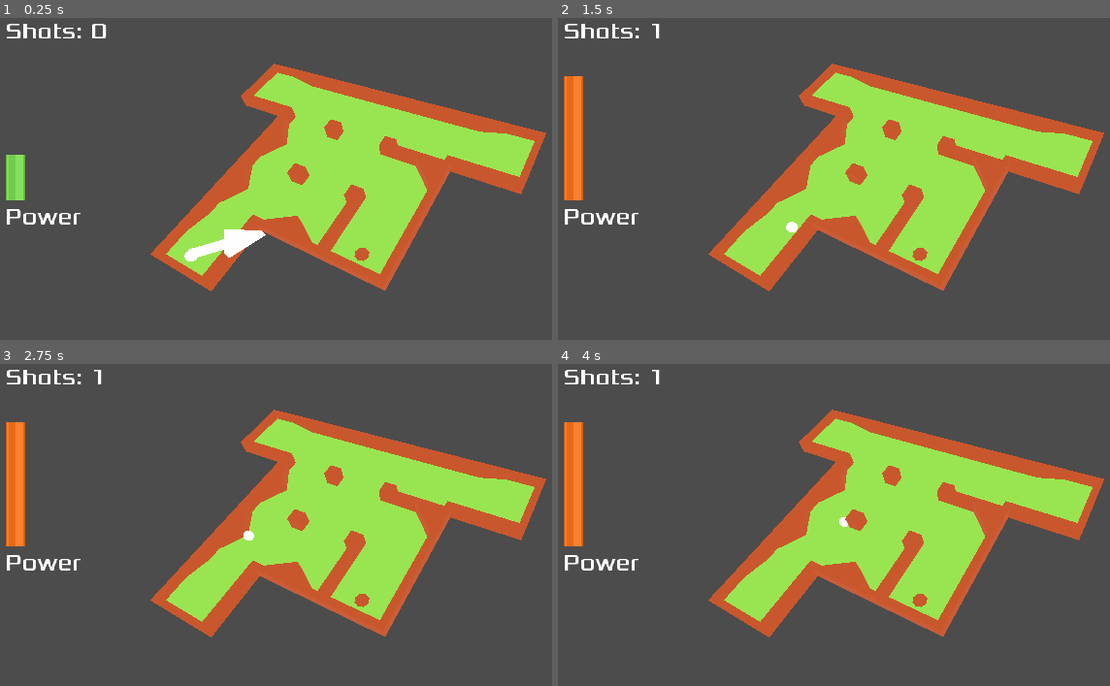
Above: before the commit, frames 1-4 (two rows, left to right).
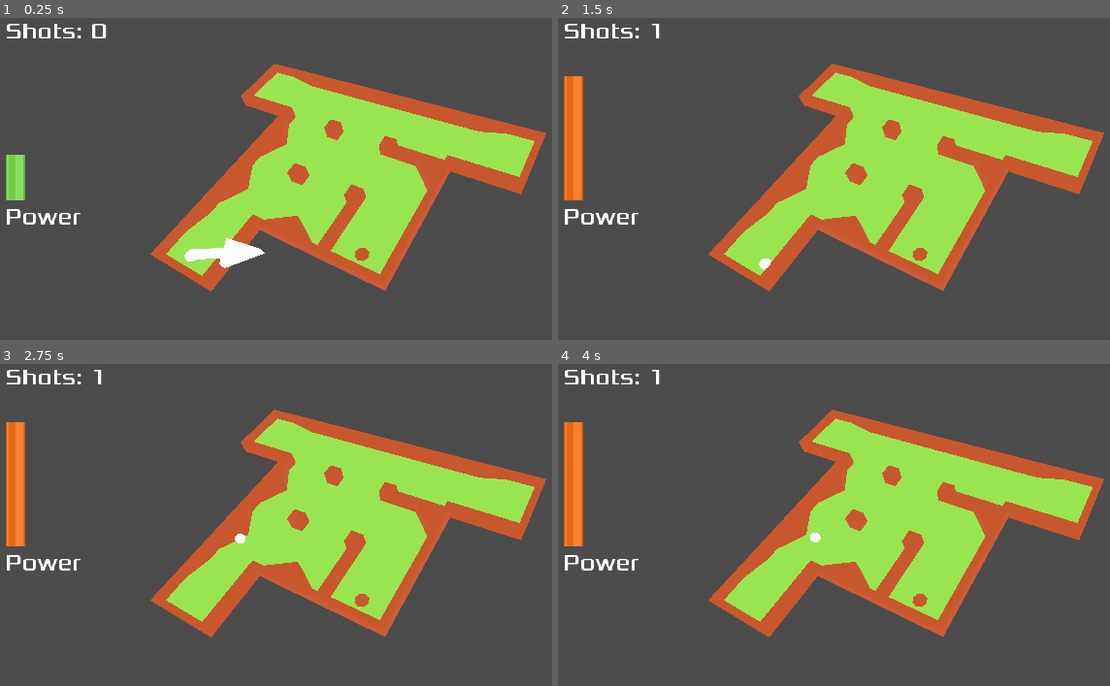
Above: after the commit, the same moments.

Repository: hiperlogic/3D_Minigolf
Game: Godot game, scene res://Main.tscn
Two runs of this game, one before a commit and one after it. Both use one fixed random seed, a clock stepped at 60 frames per second and the inputs below. The project has no main scene, so this scene is started directly.
Inputs (mouse positions are in pixels of both pictures, inside the frame that each line leads up to):
- Up to frame 1 (0.25 s): no input
- Up to frame 2 (1.5 s): move the mouse to (1104, 207) at 0.52 s; press the mouse at (1104, 207) at 0.53 s; move the mouse to (778, 253) at 1.27 s; release the mouse at (778, 253) at 1.28 s; click (778, 253) at 1.35 s
- Up to frame 3 (2.75 s): move the mouse to (458, 476) at 2.02 s; press the mouse at (458, 476) at 2.03 s
- Up to frame 4 (4 s): move the mouse to (900, 666) at 2.77 s; release the mouse at (900, 666) at 2.78 s; click (900, 666) at 2.85 s; move the mouse to (outside the picture) at 3.52 s; press the mouse at (outside the picture) at 3.53 s

The runs differ from the first frame. In frame 1, 0.7% of the frame differs, in the area x 34-49%, y 65-78%; in frame 2, 0.1%; in frame 3, less than 0.1%; in frame 4, less than 0.1%.

Commit message:
Um novo modo de mirar! Use o mouse

Diff:
--- a/Main.gd
+++ b/Main.gd
@@ -44,6 +44,9 @@
 			$Arrow.hide()
 
 func _input(event):
+	if event is InputEventMouseMotion:
+		if state == SET_ANGLE:
+			$Arrow.rotation.y -= event.relative.x/150
 	if event.is_action_pressed("click"):
 		match state:
 			SET_ANGLE:
@@ -56,8 +59,8 @@
 # Called every frame. 'delta' is the elapsed time since the previous frame.
 func _process(delta):
 	match state:
-		SET_ANGLE:
-			animate_angle(delta)
+		#SET_ANGLE:
+		#	animate_angle(delta)
 		SET_POWER:
 			animate_power_bar(delta)
 		SHOOT:
